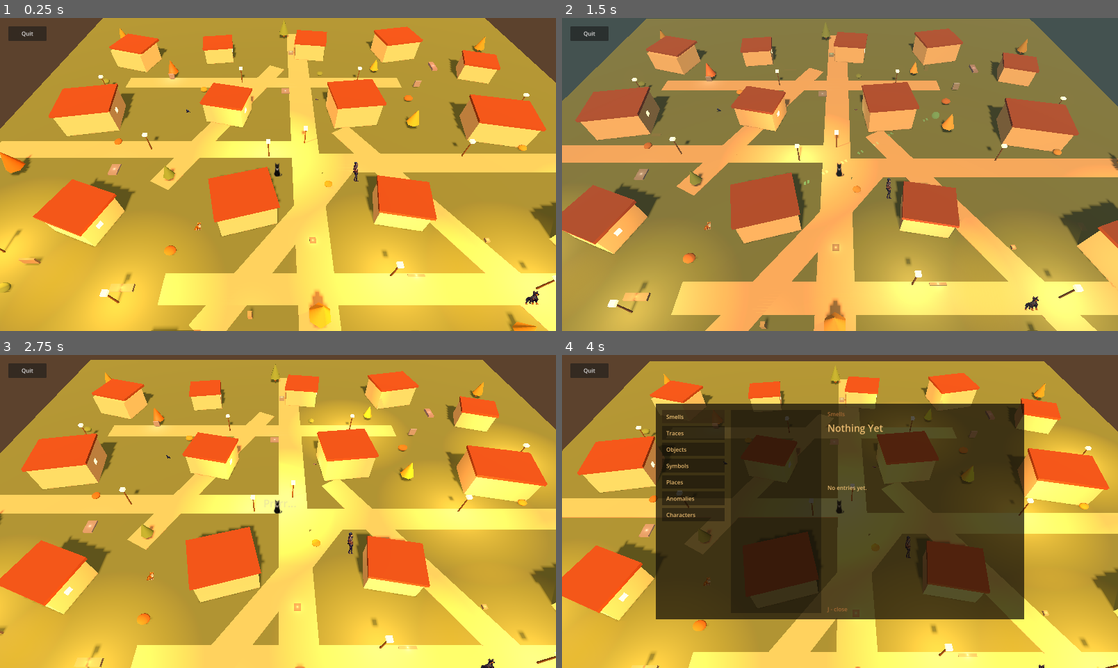
Above: before the commit, frames 1-4 (two rows, left to right).
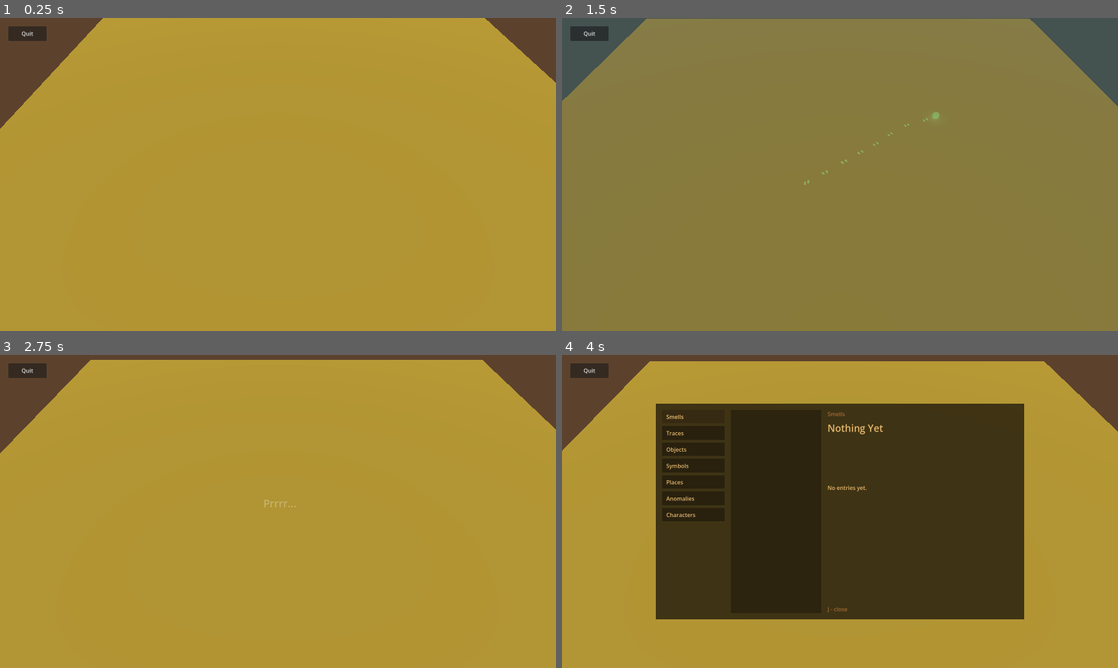
Above: after the commit, the same moments.

Repository: anchen-oktober/lost_purr
Game: Godot game, scene res://MainScene.tscn
Two runs of this game, one before a commit and one after it. Both use one fixed random seed, a clock stepped at 60 frames per second and the inputs below. This scene is started directly instead of the project's main scene.
Inputs (mouse positions are in pixels of both pictures, inside the frame that each line leads up to):
- Up to frame 1 (0.25 s): no input
- Up to frame 2 (1.5 s): tap Enter at 0.5 s; move the mouse to (962, 158) at 0.52 s; hold Shift 0.53-1.28 s; click (962, 158) at 0.67 s; tap Space at 0.77 s; move the mouse to (728, 190) at 1.27 s; tap E at 1.35 s; click (728, 190) at 1.42 s
- Up to frame 3 (2.75 s): tap Space at 1.52 s; move the mouse to (333, 442) at 2.02 s; tap R at 2.1 s; click (333, 442) at 2.17 s
- Up to frame 4 (4 s): move the mouse to (812, 574) at 2.77 s; tap J at 2.85 s; click (812, 574) at 2.92 s; tap Space at 3.02 s; click "Smells" at 3.5 s

The runs differ from the first frame. In frame 1, 58% of the frame differs, in the area x 0-100%, y 0-100%; in frame 2, 57%; in frame 3, 59%, in the area x 0-100%, y 2-100%; in frame 4, 37%.

Commit message:
blokout objects
https://app.asana.com/1/1116184527511799/project/1213918046316032/task/1215388011552486?focus=true

Diff:
--- a/MainScene.tscn
+++ b/MainScene.tscn
@@ -54,6 +54,56 @@
 fog_density = 0.0
 volumetric_fog_density = 0.0
 
+[sub_resource type="StandardMaterial3D" id="StandardMaterial3D_3slyh"]
+albedo_color = Color(0.32941177, 0.9647059, 0, 1)
+
+[sub_resource type="CapsuleMesh" id="CapsuleMesh_xtmsi"]
+radius = 0.1
+height = 0.3
+
+[sub_resource type="StandardMaterial3D" id="StandardMaterial3D_anuui"]
+albedo_color = Color(0.7593292, 1.540184e-06, 0.4585306, 1)
+
+[sub_resource type="CapsuleMesh" id="CapsuleMesh_8qg48"]
+radius = 0.1
+height = 1.0
+
+[sub_resource type="StandardMaterial3D" id="StandardMaterial3D_xtmsi"]
+albedo_color = Color(0.8, 0.6933333, 0, 1)
+
+[sub_resource type="BoxMesh" id="BoxMesh_1ms6g"]
+size = Vector3(4.775, 4.5, 4)
+
+[sub_resource type="StandardMaterial3D" id="StandardMaterial3D_8qg48"]
+albedo_color = Color(1, 0.7866667, 0.19999999, 1)
+
+[sub_resource type="BoxMesh" id="BoxMesh_h86nx"]
+size = Vector3(3, 2.4, 2)
+
+[sub_resource type="BoxMesh" id="BoxMesh_7jkkr"]
+size = Vector3(4.505, 3.5, 3.09)
+
+[sub_resource type="StandardMaterial3D" id="StandardMaterial3D_1ms6g"]
+albedo_color = Color(0.8496173, 0.4137315, 5.7756904e-07, 0.39607844)
+
+[sub_resource type="StandardMaterial3D" id="StandardMaterial3D_h86nx"]
+albedo_color = Color(0.7058824, 0.56078434, 0, 1)
+
+[sub_resource type="BoxMesh" id="BoxMesh_5i0cj"]
+size = Vector3(6.775, 4.25, 4.735)
+
+[sub_resource type="BoxMesh" id="BoxMesh_nlw8m"]
+size = Vector3(0.15, 0.5, 2)
+
+[sub_resource type="BoxMesh" id="BoxMesh_kvyqs"]
+size = Vector3(0.15, 1, 1)
+
+[sub_resource type="BoxMesh" id="BoxMesh_i1thg"]
+size = Vector3(0.15, 0.7, 1)
+
+[sub_resource type="BoxMesh" id="BoxMesh_3slyh"]
+size = Vector3(1.5, 1.5, 1.5)
+
 [sub_resource type="StandardMaterial3D" id="StandardMaterial3D_7jkkr"]
 albedo_color = Color(0.64, 0.54, 0.42, 1)
 roughness = 0.9
@@ -746,6 +796,7 @@
 
 [node name="PlayerCat" type="CharacterBody3D" parent="." unique_id=795165568]
 transform = Transform3D(1, 0, 0, 0, 1, 0, 0, 0, 1, -3, 0.5, 3)
+visible = false
 script = ExtResource("1_3mqji")
 
 [node name="CollisionShape3D" type="CollisionShape3D" parent="PlayerCat" unique_id=1671021864]
@@ -799,9 +850,76 @@
 volume_db = -80.0
 autoplay = true
 
+[node name="Blockout" type="Node3D" parent="." unique_id=949445694]
+
+[node name="pers" type="Node3D" parent="Blockout" unique_id=1924815139]
+
+[node name="cat" type="MeshInstance3D" parent="Blockout/pers" unique_id=185502477]
+transform = Transform3D(1, 0, 0, 0, 1, 0, 0, 0, 1, -23.261044, 0.1426363, 26.88258)
+material_override = SubResource("StandardMaterial3D_3slyh")
+mesh = SubResource("CapsuleMesh_xtmsi")
+
+[node name="human" type="MeshInstance3D" parent="Blockout/pers" unique_id=1190689642]
+transform = Transform3D(1, 0, 0, 0, 1, 0, 0, 0, 1, -24.189442, 0.55865526, 26.623592)
+material_override = SubResource("StandardMaterial3D_anuui")
+mesh = SubResource("CapsuleMesh_8qg48")
+
+[node name="houses_01" type="Node3D" parent="Blockout" unique_id=1251636146]
+
+[node name="01" type="MeshInstance3D" parent="Blockout/houses_01" unique_id=40437276]
+transform = Transform3D(1, 0, 0, 0, 1, 0, 0, 0, 1, -30.214384, 2.305502, 31.890472)
+material_override = SubResource("StandardMaterial3D_xtmsi")
+mesh = SubResource("BoxMesh_1ms6g")
+
+[node name="houses_02" type="Node3D" parent="Blockout" unique_id=1540567250]
+
+[node name="01" type="MeshInstance3D" parent="Blockout/houses_02" unique_id=1676023262]
+transform = Transform3D(2.0295463, 0, 0, 0, 1, 0, 0, 0, 1.8800855, -23.544134, 1.2982664, 32.153156)
+material_override = SubResource("StandardMaterial3D_8qg48")
+mesh = SubResource("BoxMesh_h86nx")
+
+[node name="houses_03" type="Node3D" parent="Blockout" unique_id=1750523845]
+
+[node name="01" type="MeshInstance3D" parent="Blockout/houses_03" unique_id=1687109576]
+transform = Transform3D(1, 0, 0, 0, 1, 0, 0, 0, 1, -17.461699, 1.8377762, 32.530346)
+mesh = SubResource("BoxMesh_7jkkr")
+surface_material_override/0 = SubResource("StandardMaterial3D_1ms6g")
+
+[node name="houses_04" type="Node3D" parent="Blockout" unique_id=1960062669]
+
+[node name="01" type="MeshInstance3D" parent="Blockout/houses_04" unique_id=1369048692]
+transform = Transform3D(1, 0, 0, 0, 1, 0, 0, 0, 1, -10.679296, 2.2430563, 32.006172)
+material_override = SubResource("StandardMaterial3D_h86nx")
+mesh = SubResource("BoxMesh_5i0cj")
+
+[node name="fence_01" type="Node3D" parent="Blockout" unique_id=327404663]
+
+[node name="01" type="MeshInstance3D" parent="Blockout/fence_01" unique_id=135782610]
+transform = Transform3D(0.0088312235, 0, -0.999961, 0, 1, 0, 0.999961, 0, 0.0088312235, -25.878992, 0.27687645, 26.311007)
+mesh = SubResource("BoxMesh_nlw8m")
+
+[node name="fence_02" type="Node3D" parent="Blockout" unique_id=1697671563]
+
+[node name="01" type="MeshInstance3D" parent="Blockout/fence_02" unique_id=436405457]
+transform = Transform3D(0.035632055, 0, 0.999365, 0, 1, 0, -0.999365, 0, 0.035632055, -21.803577, 0.5301075, 26.095526)
+mesh = SubResource("BoxMesh_kvyqs")
+
+[node name="fence_03" type="Node3D" parent="Blockout" unique_id=2063598646]
+
+[node name="01" type="MeshInstance3D" parent="Blockout/fence_03" unique_id=276058907]
+transform = Transform3D(-0.03997481, 0, -0.9992007, 0, 1, 0, 0.9992007, 0, -0.03997481, -20.241642, 0.37384892, 26.096355)
+mesh = SubResource("BoxMesh_i1thg")
+
+[node name="garage_01" type="Node3D" parent="Blockout" unique_id=615810443]
+
+[node name="01" type="MeshInstance3D" parent="Blockout/garage_01" unique_id=851231399]
+transform = Transform3D(1, 0, 0, 0, 1, 0, 0, 0, 1, -6.2829437, 0.49166203, 30.56288)
+mesh = SubResource("BoxMesh_3slyh")
+
 [node name="Village" type="Node3D" parent="." unique_id=2138485291]
 
 [node name="Roads" type="Node3D" parent="Village" unique_id=13723791]
+visible = false
 
 [node name="Road_01_MainStreet" type="MeshInstance3D" parent="Village/Roads" unique_id=731580571]
 transform = Transform3D(1, 0, 0, 0, 1, 0, 0, 0, 1, 0, 0.015, 0)
@@ -844,6 +962,7 @@
 mesh = SubResource("BoxMesh_5o6vq")
 
 [node name="Houses" type="Node3D" parent="Village" unique_id=1174888390]
+visible = false
 
 [node name="House_01" type="StaticBody3D" parent="Village/Houses" unique_id=1536848912]
 transform = Transform3D(0.95105654, 0, -0.309017, 0, 1, 0, 0.309017, 0, 0.95105654, -24, 0, -20)
@@ -1322,6 +1441,7 @@
 mesh = SubResource("BoxMesh_sn4nu")
 
 [node name="StreetLamps" type="Node3D" parent="Village" unique_id=949193091]
+visible = false
 
 [node name="StreetLamp_01" type="Node3D" parent="Village/StreetLamps" unique_id=123332482]
 transform = Transform3D(1, 0, 0, 0, 1, 0, 0, 0, 1, -26, 0, -12)
@@ -1624,6 +1744,7 @@
 omni_range = 9.25
 
 [node name="Trees" type="Node3D" parent="Village" unique_id=1359268473]
+visible = false
 
 [node name="PineTree_01" type="Node3D" parent="Village/Trees" unique_id=993235436]
 transform = Transform3D(0.8, 0, 0, 0, 0.8, 0, 0, 0, 0.8, -29, 0, -27)
@@ -1808,6 +1929,7 @@
 mesh = SubResource("CylinderMesh_qs22b")
 
 [node name="Bushes" type="Node3D" parent="Village" unique_id=1602058766]
+visible = false
 
 [node name="Bush_01" type="MeshInstance3D" parent="Village/Bushes" unique_id=9418497]
 transform = Transform3D(1, 0, 0, 0, 0.55, 0, 0, 0, 0.8, -27, 0.275, -14)
@@ -1870,6 +1992,7 @@
 mesh = SubResource("SphereMesh_um3ik")
 
 [node name="Interactables" type="Node3D" parent="." unique_id=1948611157]
+visible = false
 
 [node name="OldTobaccoSmell" parent="Interactables" unique_id=1856492240 instance=ExtResource("10_interactable")]
 transform = Transform3D(0.7, 0, 0, 0, 0.35, 0, 0, 0, 1.2, -8, 0.05, 6)
@@ -2023,6 +2146,7 @@
 highlight_color = Color(0.95, 1, 0.72, 1)
 
 [node name="NPCs" type="Node3D" parent="." unique_id=354551645]
+visible = false
 
 [node name="StrayCat" parent="NPCs" unique_id=267664119 instance=ExtResource("12_npc")]
 transform = Transform3D(0.7, 0, 0, 0, 0.55, 0, 0, 0, 0.7, -9.82207, 0.05, 9)
